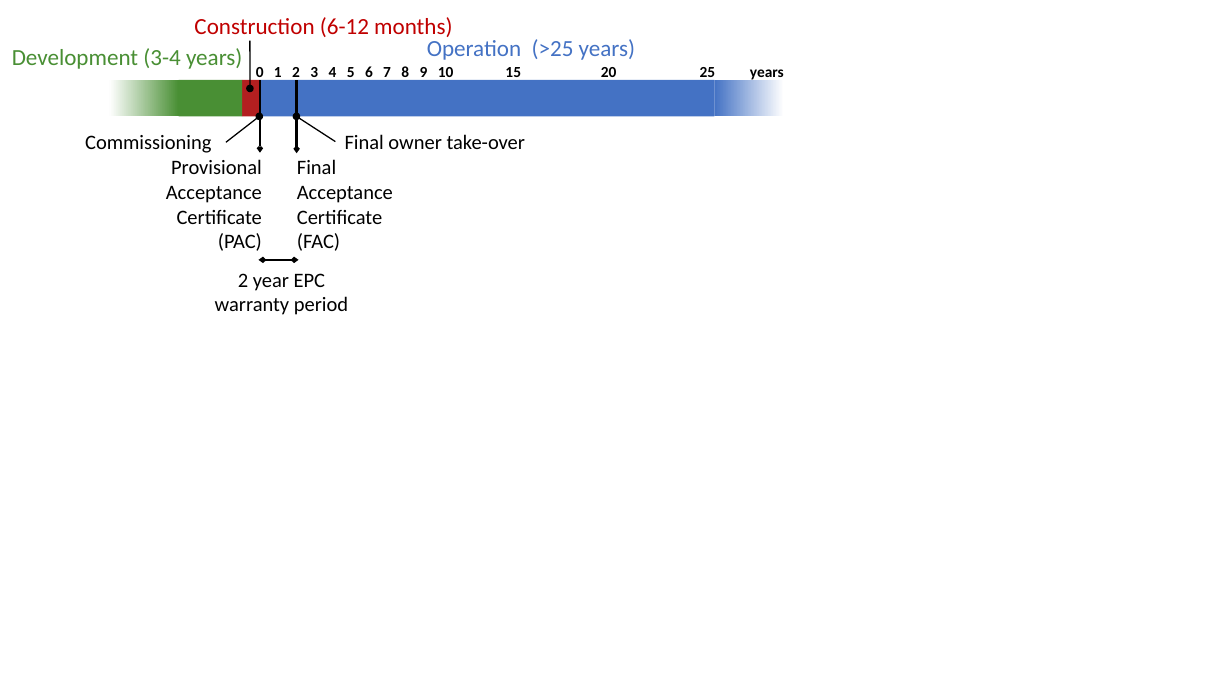
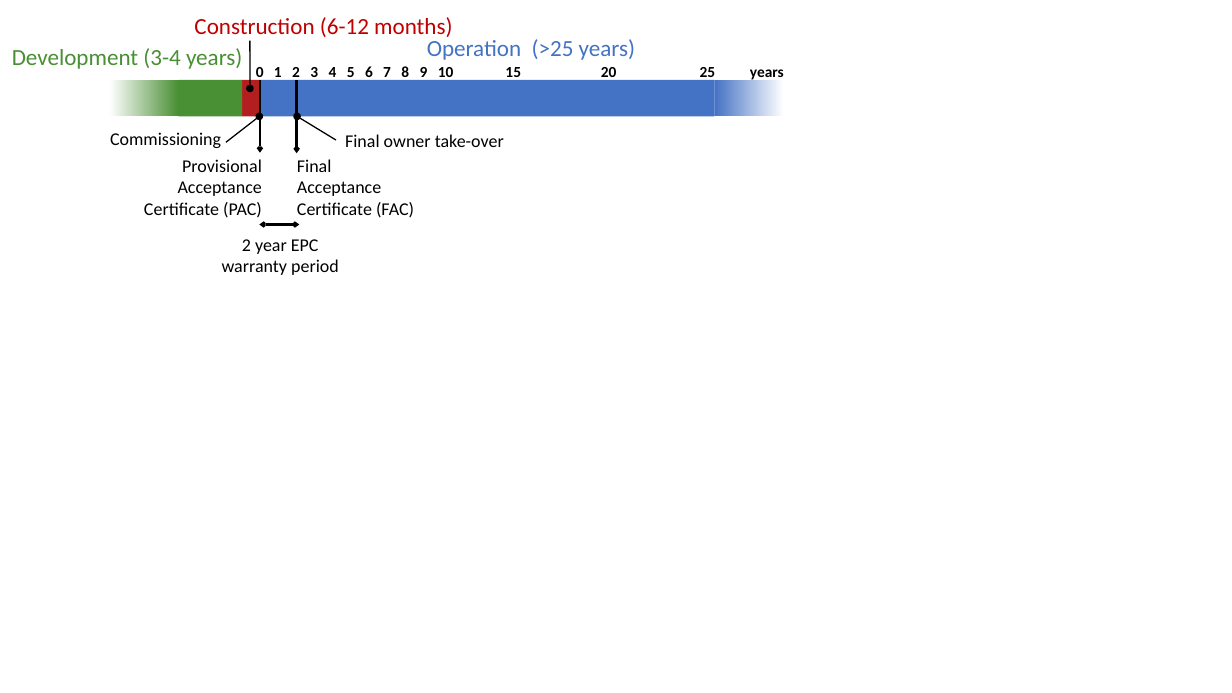
Before and after one commit to martavp/pv-textbook, a slide deck: slide 1 of Figures/Chapter_10/drawings/Fig10 drawings.pptx. Drawn at 1232x693 pixels with LibreOffice and Linux fonts; fonts in the diff are those of the drawing. Boxes give left, top, right and bottom in pixels: in the first picture for what was removed or moved away, otherwise in the second. Text is boxed around its words. In the diff, an @@ line names an element or a change of style, - is before the commit and + after.

```diff
--- a/Figures/Chapter_10/drawings/Fig10 drawings.pptx
+++ b/Figures/Chapter_10/drawings/Fig10 drawings.pptx
@@ text "Commissioning": place and size @@
-text "Commissioning" at (85, 135, 211, 153)
+text "Commissioning" at (110, 132, 221, 148)
@@ size 16 to 14 pt in 5 elements at (345, 134, 504, 147), (110, 132, 221, 148), (297, 159, 414, 218), (222, 239, 339, 275), (144, 159, 262, 218) @@
@@ text "Provisional Acceptance": place and size @@
-text "Provisional Acceptance" at (166, 159, 262, 251)
+text "Provisional Acceptance" at (144, 159, 262, 218)
@@ text "2 year EPC warranty period": place and size @@
-text "2 year EPC warranty period" at (215, 273, 348, 315)
+text "2 year EPC warranty period" at (222, 239, 339, 275)
@@ double arrow moved from (259, 260) - (299, 260) to (260, 225) - (299, 225) @@
```
Also in this commit, not shown: 1 other slide changed, 5 other files.
